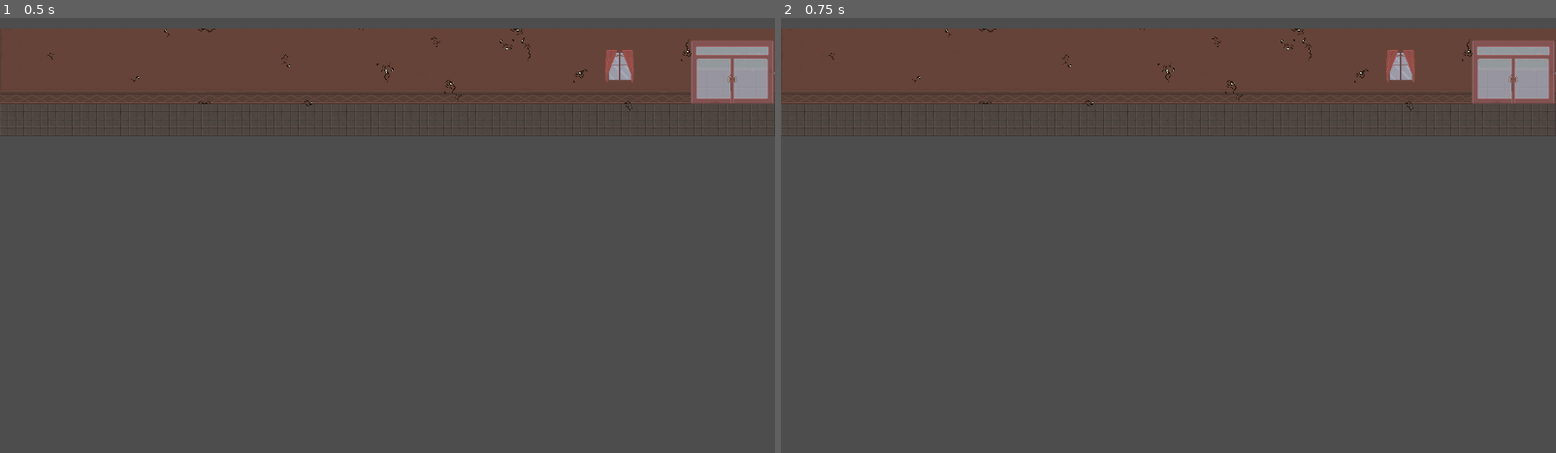
Above: before the commit, frames 1-2 (left to right).
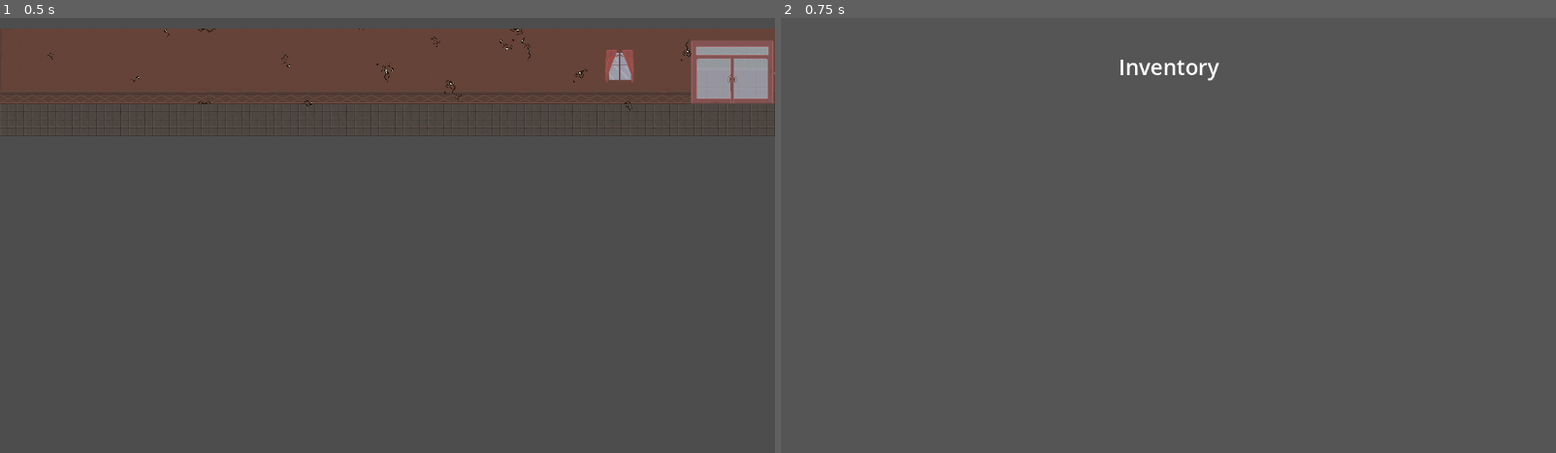
Above: after the commit, the same moments.

Repository: eRues/The-Great-Disappearance-of-Jamie-Finch
Game: Godot game, scene res://Areas/1st_floor_hallway.tscn
The game is run twice, just before and just after one commit, with the same random seed, the same clock (stepped at 60 frames per second) and the same inputs. This scene is started directly instead of the project's main scene.
Inputs (mouse positions are in pixels of both pictures, inside the frame that each line leads up to):
- Up to frame 1 (0.5 s): no input
- Up to frame 2 (0.75 s): tap Enter at 0.5 s; move the mouse to (1339, 213) at 0.52 s; hold D (right) from 0.53 s (still down); tap E (open, bound only after the commit) at 0.6 s

Frame 1 is identical in both runs. In frame 2, 19% of the frame differs, in the area x 0-100%, y 2-28%.

Commit message:
more inventory work!

Diff:
--- a/character_open.gd
+++ b/character_open.gd
@@ -1,12 +1,15 @@
 extends Node2D
 
 @onready var interact_ui = $InteractUI
+@onready var inventory_ui = $InventoryUI
 
 func _ready() -> void:
 	$ash_open.visible = false
 	$tia_open.visible = false
 	$eve_open.visible = false
 	$nathan_open.visible = false
+	inventory_ui.visible = false
+	interact_ui.visible = false
 
 func _process(_delta):
 	if(Global.ash_chosen):
@@ -17,3 +20,10 @@
 		$eve_open.visible = true
 	elif(Global.nate_chosen):
 		$nathan_open.visible = true
+
+	if(Input.is_action_just_pressed("open") and inventory_ui.visible == false):
+		inventory_ui.visible = true
+		get_tree().paused = true
+	elif(Input.is_action_just_pressed("open")):
+		inventory_ui.visible = false
+		get_tree().paused = false
--- a/character_open.tscn
+++ b/character_open.tscn
@@ -9,8 +9,10 @@
 [ext_resource type="Script" uid="uid://g1os6mm6615c" path="res://tia_open.gd" id="5_t4vui"]
 [ext_resource type="Script" uid="uid://v1yapt2w4p7c" path="res://eve_open.gd" id="7_am563"]
 [ext_resource type="Script" uid="uid://cp3qrn1cm3ftg" path="res://nathan_open.gd" id="9_0kwr6"]
+[ext_resource type="PackedScene" uid="uid://b3drsh4yrp34h" path="res://inventory_ui.tscn" id="10_26enf"]
 
 [node name="character_open" type="Node2D"]
+process_mode = 3
 script = ExtResource("1_4uwka")
 
 [node name="ash_open" parent="." instance=ExtResource("1_6so4b")]
@@ -25,3 +27,48 @@
 
 [node name="nathan_open" parent="." instance=ExtResource("4_cmeqg")]
 script = ExtResource("9_0kwr6")
+
+[node name="InteractUI" type="CanvasLayer" parent="."]
+
+[node name="ColorRect" type="ColorRect" parent="InteractUI"]
+offset_left = -20.0
+offset_top = -17.0
+offset_right = 19.0
+offset_bottom = -6.0
+color = Color(0.19793725, 0.19793725, 0.19793719, 0.29411766)
+
+[node name="Label" type="Label" parent="InteractUI"]
+offset_left = -20.0
+offset_top = -19.0
+offset_right = 19.0
+offset_bottom = 4.0
+theme_override_font_sizes/font_size = 10
+text = "Interact"
+
+[node name="InventoryUI" type="CanvasLayer" parent="."]
+
+[node name="Inventory_UI" parent="InventoryUI" instance=ExtResource("10_26enf")]
+offset_left = -4.0
+offset_top = 1.0
+offset_right = 1.0
+offset_bottom = -11.0
+
+[node name="ColorRect" type="ColorRect" parent="InventoryUI"]
+anchors_preset = 15
+anchor_right = 1.0
+anchor_bottom = 1.0
+grow_horizontal = 2
+grow_vertical = 2
+color = Color(0.3328807, 0.33288068, 0.33288068, 1)
+
+[node name="Label" type="Label" parent="InventoryUI"]
+anchors_preset = 5
+anchor_left = 0.5
+anchor_right = 0.5
+offset_left = -74.5
+offset_top = 50.0
+offset_right = 74.5
+offset_bottom = 95.0
+grow_horizontal = 2
+theme_override_font_sizes/font_size = 32
+text = "Inventory"
--- a/inventory_slot.tscn
+++ b/inventory_slot.tscn
@@ -1,28 +1,95 @@
 [gd_scene load_steps=4 format=3 uid="uid://caycdonobnheh"]
 
-[ext_resource type="Script" uid="uid://vyf6n3bk370v" path="res://inventory_slot.gd" id="1_bfyh4"]
-[ext_resource type="Texture2D" uid="uid://c2k150hrdwila" path="res://Assets/not_selected.png" id="2_75pi0"]
-[ext_resource type="Texture2D" uid="uid://bi3xcnbtj73ij" path="res://Assets/selected.png" id="3_rhcms"]
+[ext_resource type="Script" uid="uid://vyf6n3bk370v" path="res://inventory_slot.gd" id="1_42eed"]
+[ext_resource type="Texture2D" uid="uid://imaincasmpw5" path="res://Assets/ash_bat.png" id="2_f5bh6"]
 
-[node name="inventory_slot" type="Node2D"]
-script = ExtResource("1_bfyh4")
+[sub_resource type="StyleBoxEmpty" id="StyleBoxEmpty_bfyh4"]
 
-[node name="select" type="Button" parent="."]
-offset_left = 293.0
-offset_top = 185.0
-offset_right = 363.0
-offset_bottom = 254.0
+[node name="inventory_slot" type="Control"]
+layout_mode = 3
+anchors_preset = 15
+anchor_right = 1.0
+anchor_bottom = 1.0
+offset_left = 10.0
+offset_top = 10.0
+offset_right = -992.0
+offset_bottom = -488.0
+grow_horizontal = 2
+grow_vertical = 2
+script = ExtResource("1_42eed")
 
-[node name="Selected" type="Sprite2D" parent="."]
-position = Vector2(328, 219.00003)
-scale = Vector2(2.5, 2.5)
-texture = ExtResource("3_rhcms")
+[node name="outer_border" type="ColorRect" parent="."]
+layout_mode = 1
+anchors_preset = 15
+anchor_right = 1.0
+anchor_bottom = 1.0
+grow_horizontal = 2
+grow_vertical = 2
+color = Color(0.98039216, 1, 1, 0.7411765)
 
-[node name="NotSelected" type="Sprite2D" parent="."]
-position = Vector2(328, 219)
-scale = Vector2(2.5, 2.5)
-texture = ExtResource("2_75pi0")
+[node name="inner_border" type="ColorRect" parent="."]
+layout_mode = 1
+anchors_preset = 5
+anchor_left = 0.5
+anchor_right = 0.5
+offset_left = -70.0
+offset_top = 5.0
+offset_right = 70.0
+offset_bottom = 145.0
+grow_horizontal = 2
 
-[connection signal="mouse_entered" from="select" to="." method="_on_select_mouse_entered"]
-[connection signal="mouse_exited" from="select" to="." method="_on_select_mouse_exited"]
-[connection signal="pressed" from="select" to="." method="_on_select_pressed"]
+[node name="item_icon" type="Sprite2D" parent="inner_border"]
+position = Vector2(69.99999, 69.99999)
+scale = Vector2(5, 5)
+texture = ExtResource("2_f5bh6")
+
+[node name="item_quantity" type="Label" parent="inner_border"]
+layout_mode = 0
+offset_left = 5.0
+offset_top = 117.0
+offset_right = 48.0
+offset_bottom = 140.0
+theme_override_colors/font_color = Color(0, 0, 0, 1)
+text = "1"
+
+[node name="item_button" type="Button" parent="."]
+layout_mode = 1
+anchors_preset = 15
+anchor_right = 1.0
+anchor_bottom = 1.0
+grow_horizontal = 2
+grow_vertical = 2
+theme_override_styles/normal = SubResource("StyleBoxEmpty_bfyh4")
+
+[node name="details_panel" type="ColorRect" parent="."]
+layout_mode = 0
+offset_left = -1.0
+offset_top = -126.0
+offset_right = 279.0
+offset_bottom = -2.0
+color = Color(0.39308554, 0.3930855, 0.39308548, 1)
+
+[node name="item_name" type="Label" parent="details_panel"]
+layout_mode = 0
+offset_left = 3.0
+offset_right = 84.0
+offset_bottom = 39.0
+theme_override_font_sizes/font_size = 28
+text = "Name"
+
+[node name="item_description" type="Label" parent="details_panel"]
+layout_mode = 0
+offset_left = 4.0
+offset_top = 36.0
+offset_right = 275.0
+offset_bottom = 90.0
+theme_override_font_sizes/font_size = 14
+text = "Description"
+
+[node name="item_effects" type="Label" parent="details_panel"]
+layout_mode = 0
+offset_left = 6.0
+offset_top = 94.0
+offset_right = 271.0
+offset_bottom = 117.0
+text = "Effects"
--- /dev/null
+++ b/inventory_ui.gd
@@ -0,0 +1,16 @@
+extends Control
+
+@onready var grid_container = $GridContainer
+
+func _ready() -> void:
+	InventoryAutoload.inventory_updated.connect(_on_inventory_updated)
+	_on_inventory_updated()
+
+func _on_inventory_updated():
+	clear_grid_container()
+
+func clear_grid_container():
+	while grid_container.get_child_count() > 0:
+		var child = grid_container.get_child(0)
+		grid_container.remove_child(child)
+		child.queue_free()
--- /dev/null
+++ b/inventory_ui.tscn
@@ -0,0 +1,23 @@
+[gd_scene load_steps=2 format=3 uid="uid://b3drsh4yrp34h"]
+
+[ext_resource type="Script" uid="uid://bchkro2gs1e7g" path="res://inventory_ui.gd" id="1_5v8q7"]
+
+[node name="Inventory_UI" type="Control"]
+layout_mode = 3
+anchors_preset = 15
+anchor_right = 1.0
+anchor_bottom = 1.0
+offset_top = 2.0
+offset_right = 10.0
+offset_bottom = -2.0
+grow_horizontal = 2
+grow_vertical = 2
+script = ExtResource("1_5v8q7")
+
+[node name="GridContainer" type="GridContainer" parent="."]
+layout_mode = 0
+offset_left = 173.0
+offset_top = 105.0
+offset_right = 973.0
+offset_bottom = 505.0
+columns = 5
--- a/project.godot
+++ b/project.godot
@@ -52,6 +52,11 @@
 "events": [Object(InputEventKey,"resource_local_to_scene":false,"resource_name":"","device":-1,"window_id":0,"alt_press …(192 unchanged characters)…
 ]
 }
+open={
+"deadzone": 0.2,
+"events": [Object(InputEventKey,"resource_local_to_scene":false,"resource_name":"","device":-1,"window_id":0,"alt_pressed":false,"shift_pressed":false,"ctrl_pressed":false,"meta_pressed":false,"pressed":false,"keycode":0,"physical_keycode":69,"key_label":0,"unicode":101,"location":0,"echo":false,"script":null)
+]
+}
 
 [rendering]
 
Not shown: 1 places in character_open.tscn that only renumber resources
Not shown, added: inventory_ui.gd.uid
